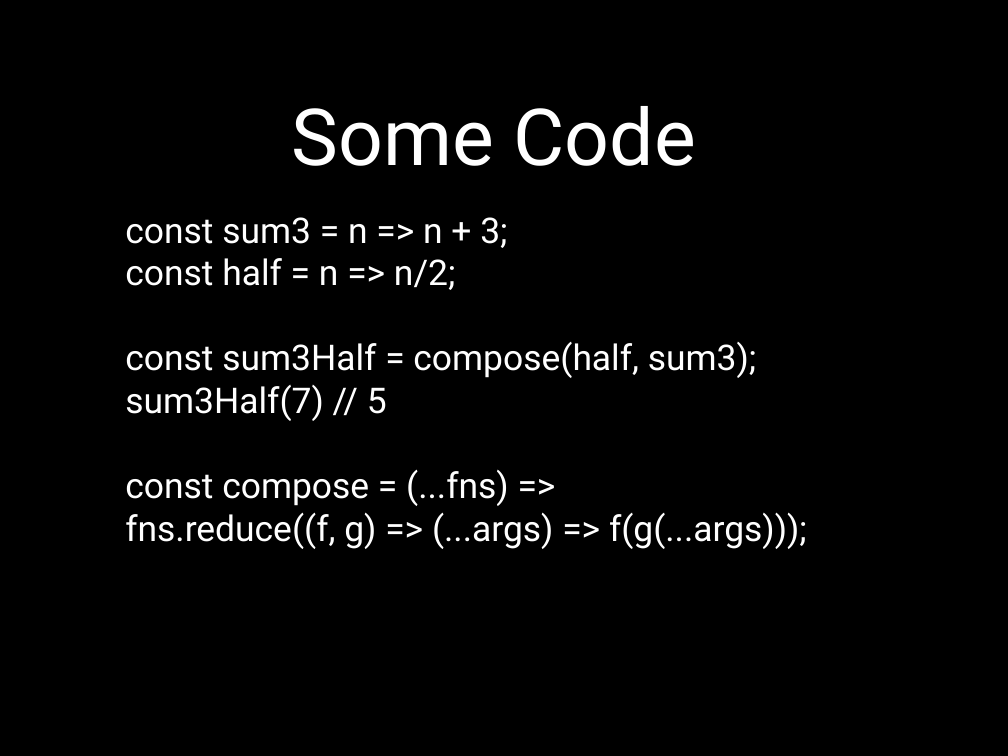
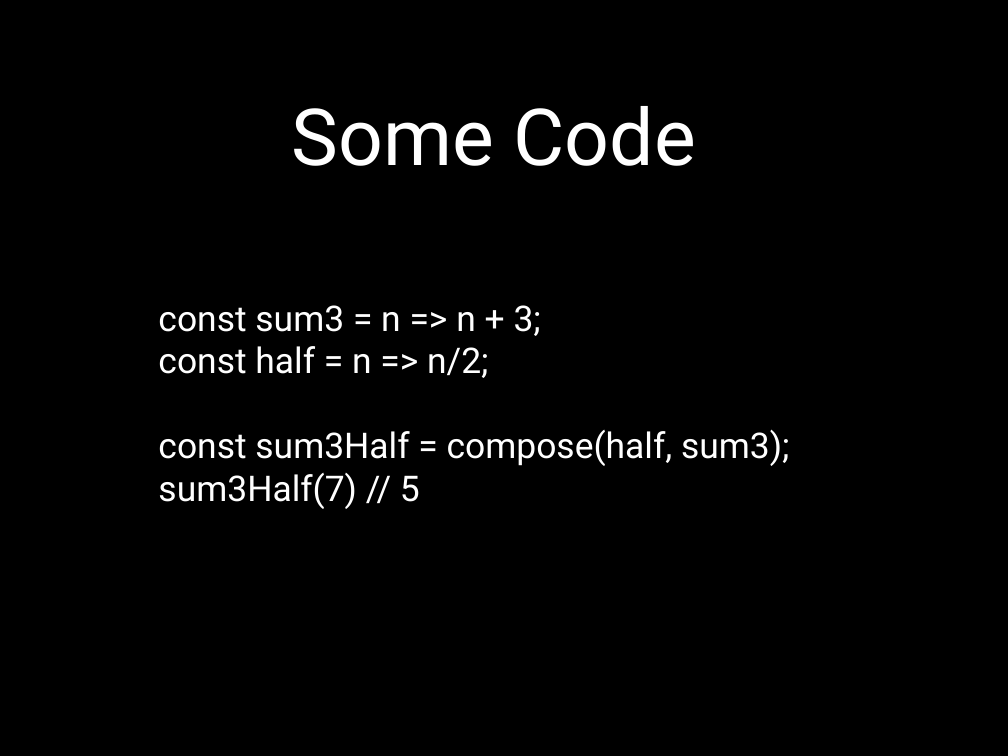
Before and after one commit to EduRomoGO/functional-js-lesson, a slide deck: slide 23 of FunctionalJs.pptx (slide 21 before the commit). Drawn at 1008x756 pixels with LibreOffice and Linux fonts; fonts in the diff are those of the drawing. Boxes give left, top, right and bottom in pixels: in the first picture for what was removed or moved away, otherwise in the second. Text is boxed around its words. In the diff, an @@ line names an element or a change of style, - is before the commit and + after.

```diff
--- a/FunctionalJs.pptx
+++ b/FunctionalJs.pptx
@@ text "const sum3 = n => ..." moved from (x1=125, y1=217, x2=807, y2=549) to (x1=158, y1=305, x2=790, y2=509) @@
@@ text at (x1=125, y1=469, x2=807, y2=549): paragraphs removed @@
-                const compose = (...fns) =>
-                fns.reduce((f, g) => (...args) => f(g(...args)));
```
Also in this commit, not shown: 2 other slides changed, 3 slides added, 1 slide removed, 1 other file.
